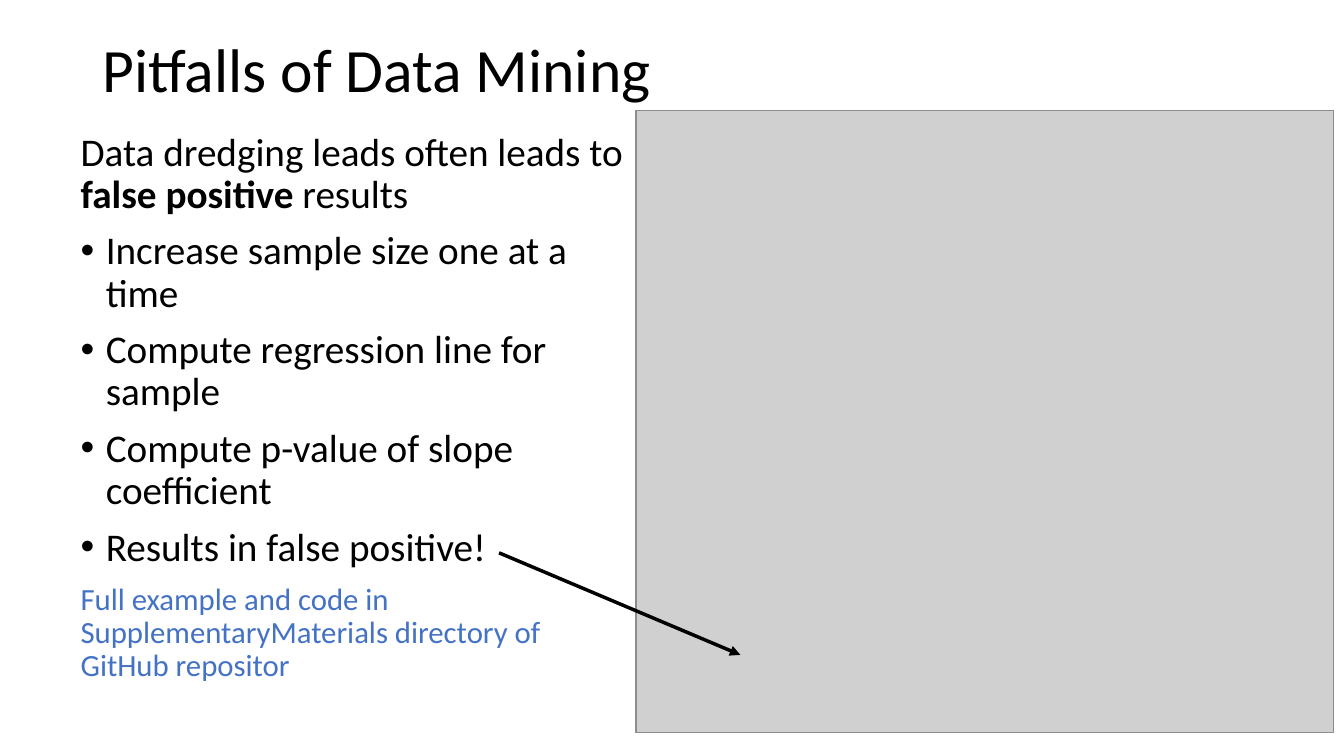
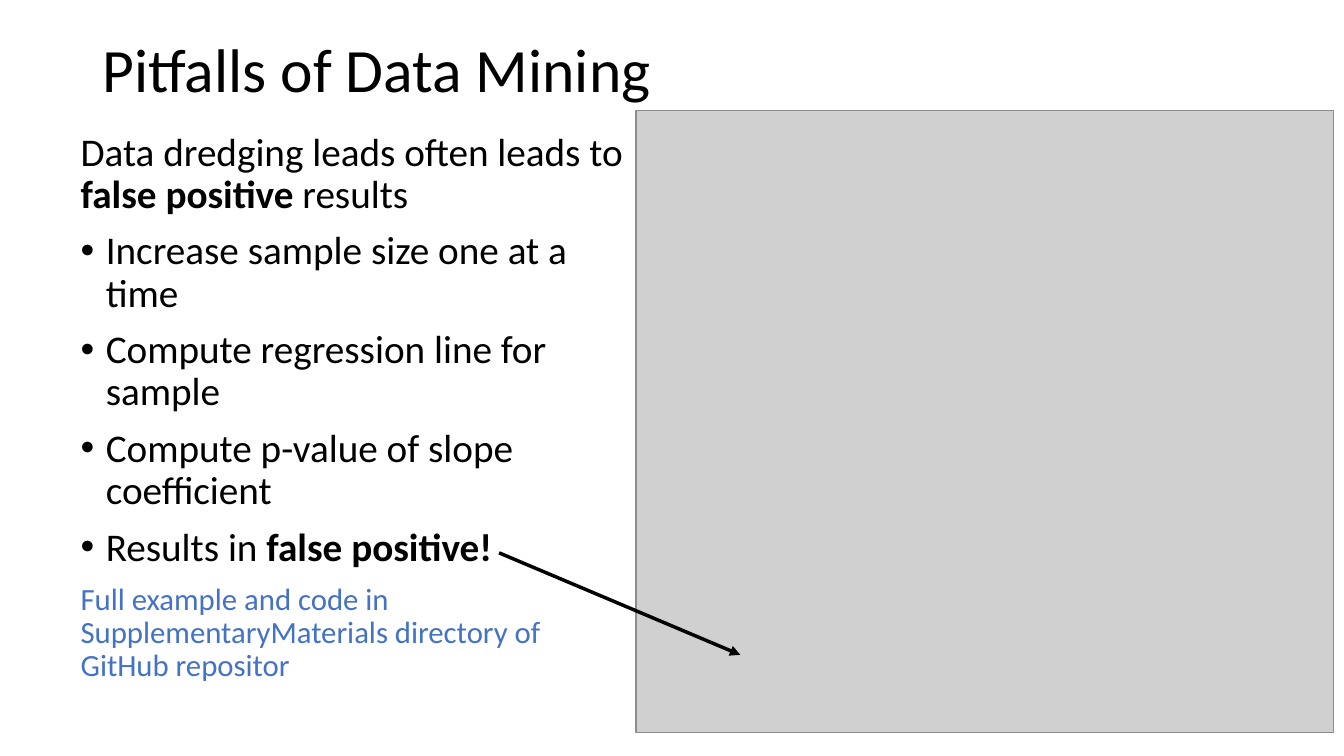
Before and after one commit to harelgabainew/school1, a slide deck: slide 59 of slides/1_Introduction.pptx (slide 58 before the commit). Drawn at 1344x756 pixels with LibreOffice and Linux fonts; fonts in the diff are those of the drawing; grey boxes stand for pictures. Boxes give left, top, right and bottom in pixels: in the first picture for what was removed or moved away, otherwise in the second. Text is boxed around its words. In the diff, an @@ line names an element or a change of style, - is before the commit and + after.

```diff
--- a/slides/1_Introduction.pptx
+++ b/slides/1_Introduction.pptx
@@ text at bbox=[106, 533, 492, 567]: bold on in "false positive!" @@
```
Also in this commit, not shown: 1 other slide changed, 1 slide added.
